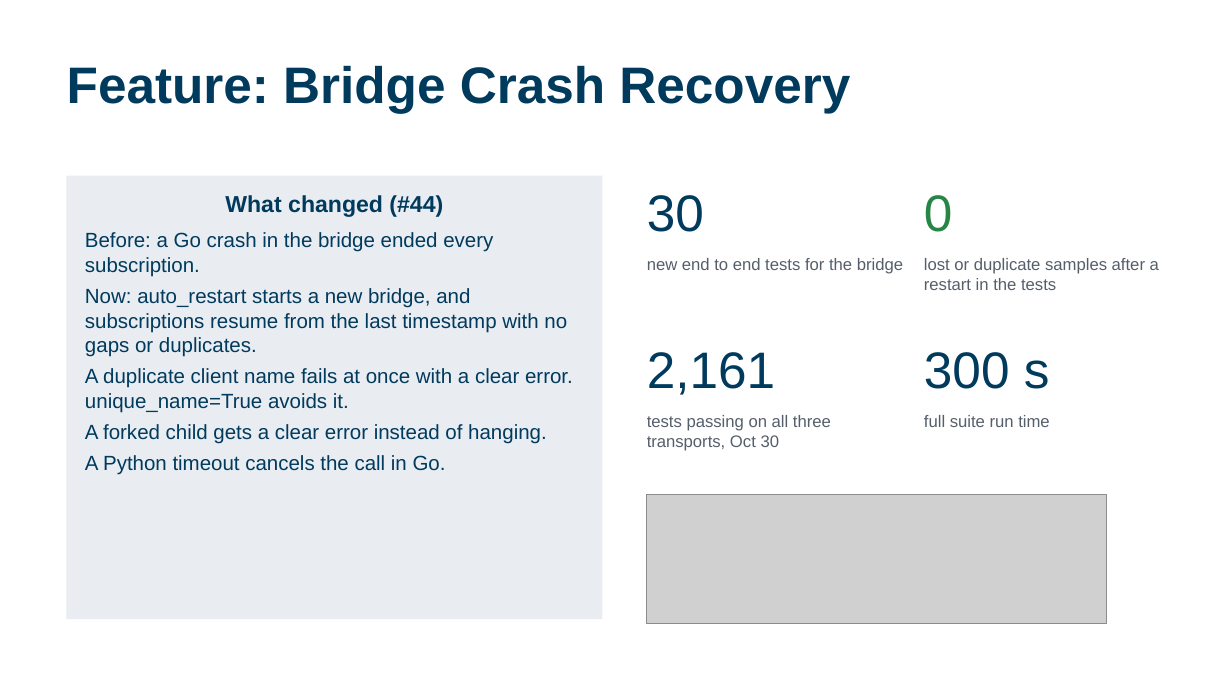
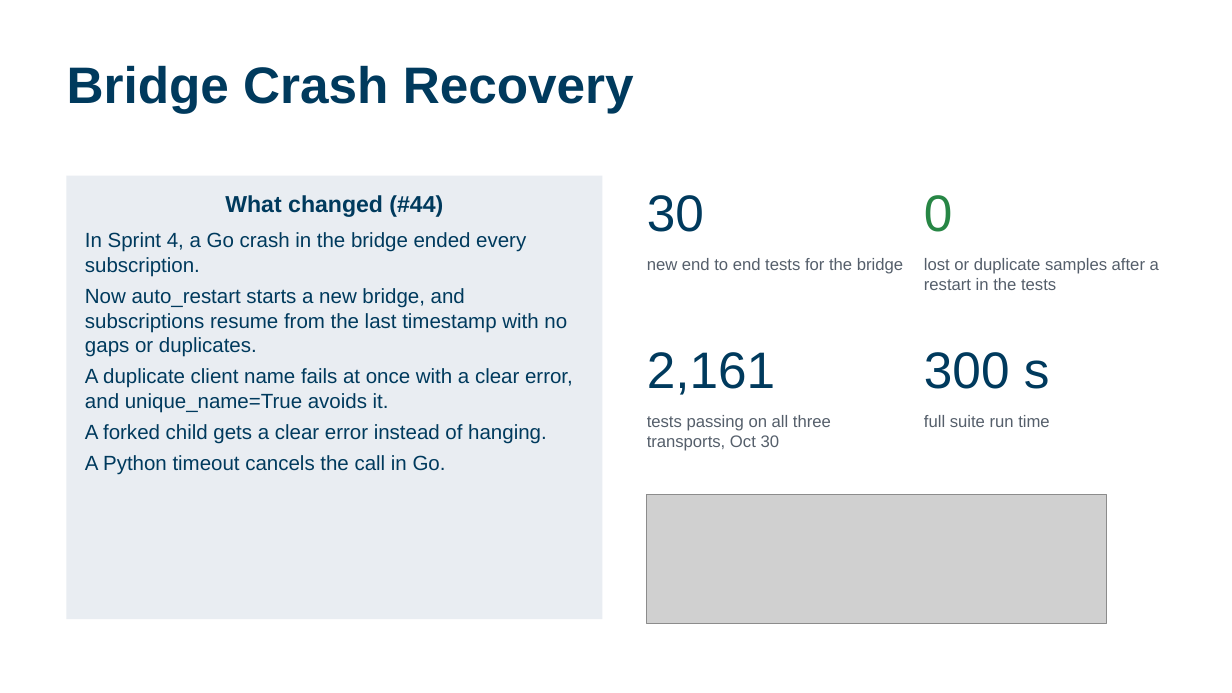
Before and after one commit to calebh13/sel-blueframe-sdk, a slide deck: slide 5 of Sprints/Sprint_5/Sprint 5 Presentation.pptx. Drawn at 1232x693 pixels with LibreOffice and Linux fonts; fonts in the diff are those of the drawing; grey boxes stand for pictures. Boxes give left, top, right and bottom in pixels: in the first picture for what was removed or moved away, otherwise in the second. Text is boxed around its words. In the diff, an @@ line names an element or a change of style, - is before the commit and + after.

```diff
--- a/Sprints/Sprint_5/Sprint 5 Presentation.pptx
+++ b/Sprints/Sprint_5/Sprint 5 Presentation.pptx
@@ title at <box>67,65,634,113</box>: text changed @@
-Feature: Bridge Crash Recovery
+Bridge Crash Recovery
@@ text in rectangle at <box>85,232,573,413</box>: text changed @@
-Before: a Go crash in the bridge ended every subscription.
-Now: auto_restart starts a new bridge, and subscriptions resume from the last timestamp with no gaps or duplicates.
-A duplicate client name fails at once with a clear error. unique_name=True avoids it.
+In Sprint 4, a Go crash in the bridge ended every subscription.
+Now auto_restart starts a new bridge, and subscriptions resume from the last timestamp with no gaps or duplicates.
+A duplicate client name fails at once with a clear error, and unique_name=True avoids it.
```
Also in this commit, not shown: 14 other slides changed.
